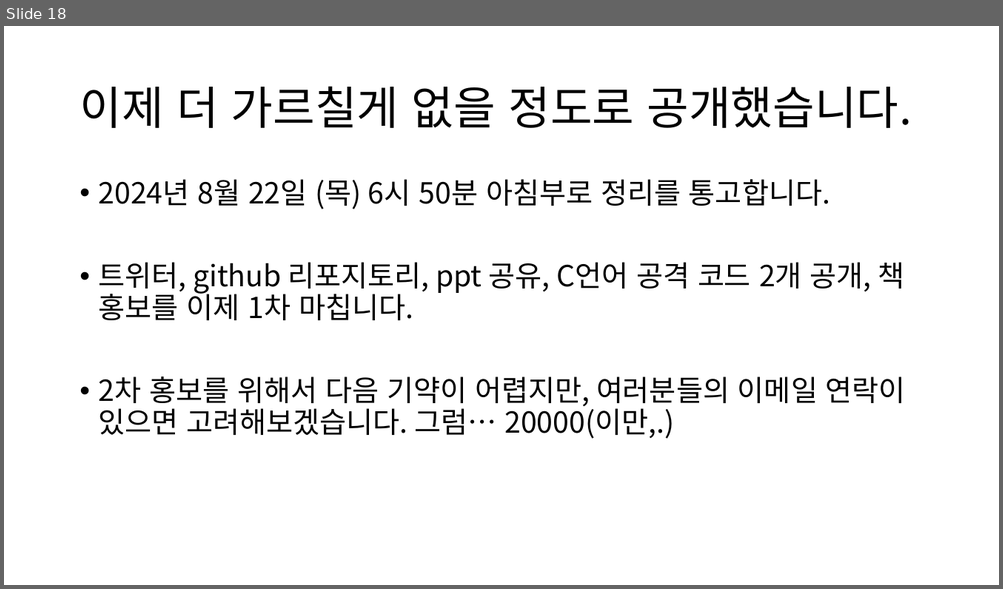
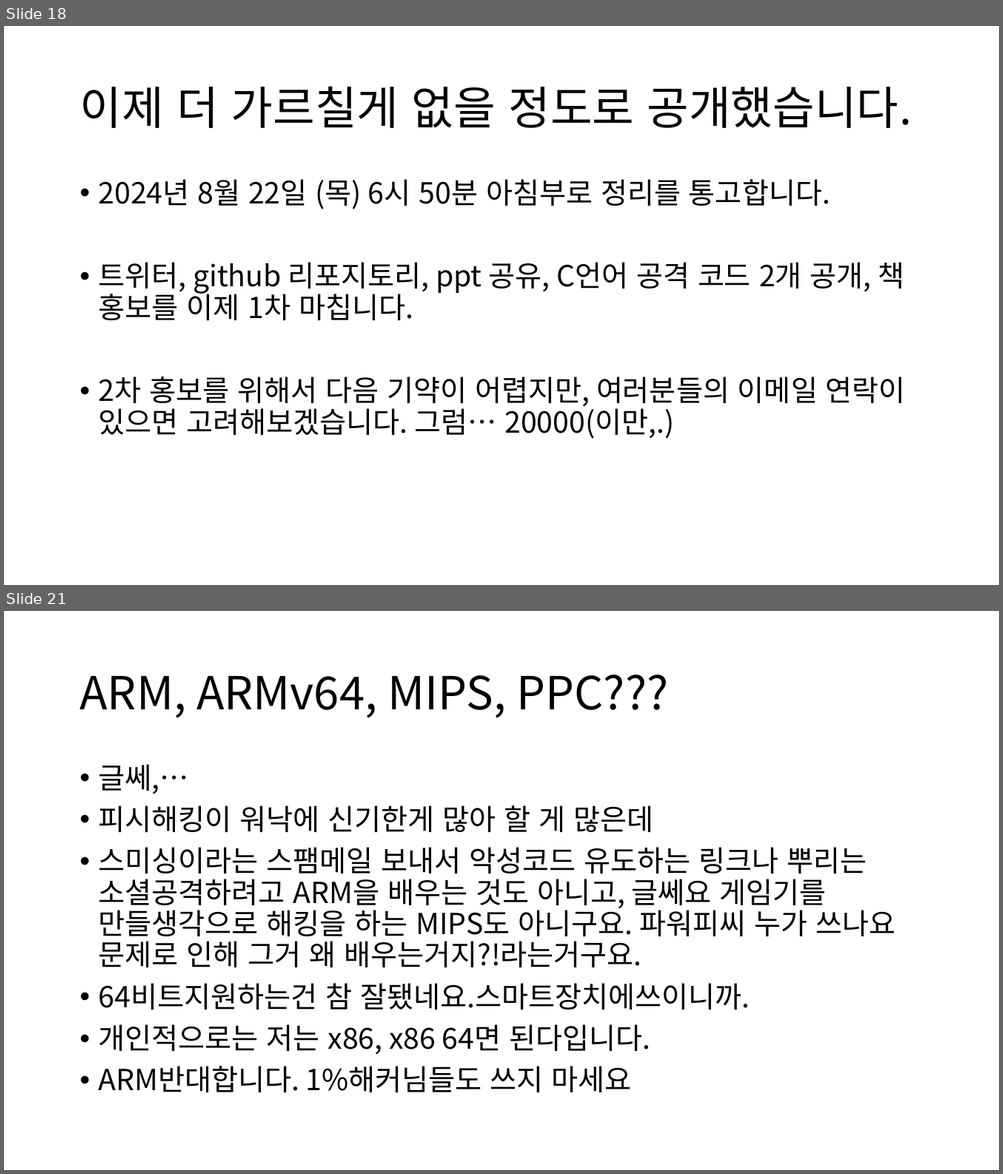
Before and after one commit to tkopppop/CveSs, a slide deck: 정경주 강의 노트.pptx. Shown one above the other, each under a label of ours: slide 18 before the commit, slides 18 and 21 after it; the slides between them are not shown. The pictures are 1003x589 and 1003x1174 pixels, drawn with LibreOffice and Linux fonts; fonts in the diff are those of the drawing. Boxes give left, top, right and bottom in pixels: in the first picture for what was removed or moved away, otherwise in the second. Text is boxed around its words. In the diff, an @@ line names an element or a change of style, - is before the commit and + after.

```diff
--- a/정경주 강의 노트.pptx
+++ b/정경주 강의 노트.pptx
@@ slide 21 added at (x1=4, y1=611, x2=999, y2=1170), background #FFFFFF @@
@@ title added at (x1=79, y1=675, x2=668, y2=718), 44 pt, text #000000 @@
+ARM, ARMv64, MIPS, PPC???
@@ text added at (x1=99, y1=764, x2=895, y2=1093), 28 pt, text #000000 @@
+• 글쎄,…
+• 피시해킹이 워낙에 신기한게 많아 할 게 많은데
+• 스미싱이라는 스팸메일 보내서 악성코드 유도하는 링크나 뿌리는 소셜공격하려고 ARM을 배우는 것도 아니고, 글쎄요 게임기를 만들생각으로 해킹을 하는 MIPS도 아니구요. 파워피씨 누가 쓰나요 문제로 인해 그거 왜 배우는거지?!라는거구요.
+• 64비트지원하는건 참 잘됐네요.스마트장치에쓰이니까.
+• 개인적으로는 저는 x86, x86 64면 된다입니다.
+• ARM반대합니다. 1%해커님들도 쓰지 마세요
```
Also in this commit, not shown: 3 other slides added.
